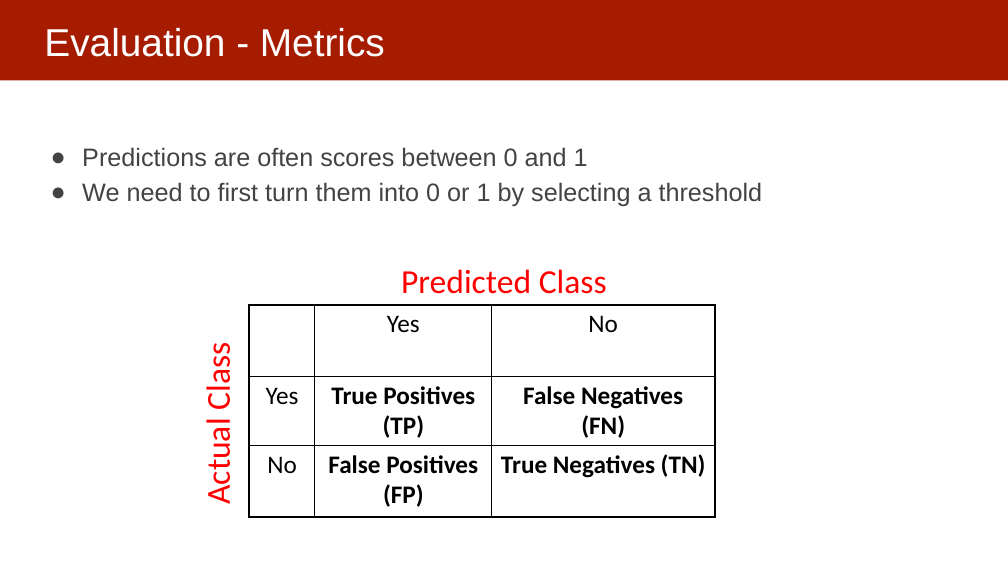
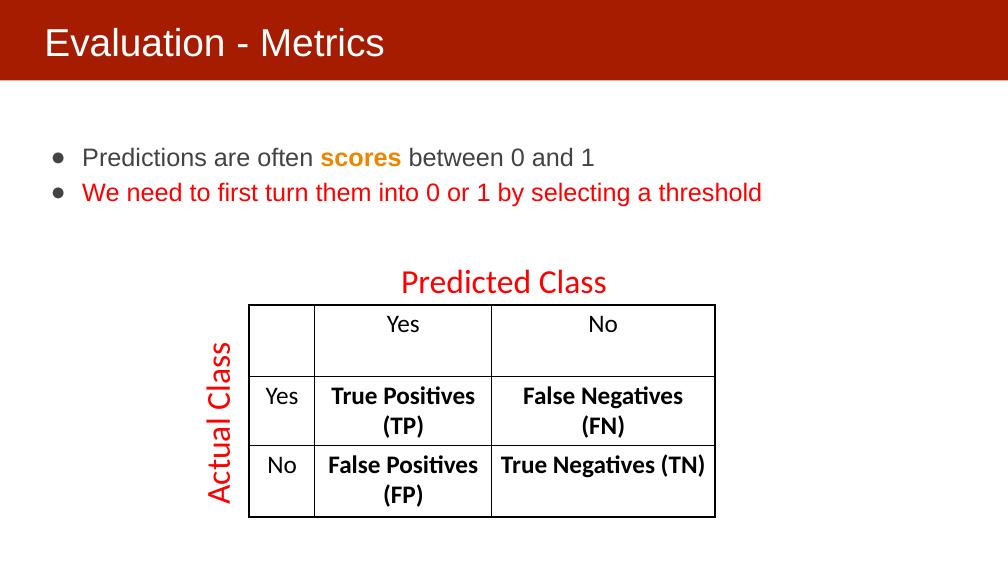
Before and after one commit to dssg/MLinPractice, a slide deck: slide 12 of Lectures/Lecture6-EvaluationMetrics.pptx. Drawn at 1008x567 pixels with LibreOffice and Linux fonts; fonts in the diff are those of the drawing. Boxes give left, top, right and bottom in pixels: in the first picture for what was removed or moved away, otherwise in the second. Text is boxed around its words. In the diff, an @@ line names an element or a change of style, - is before the commit and + after.

Commit message:
updated metrics

```diff
--- a/Lectures/Lecture6-EvaluationMetrics.pptx
+++ b/Lectures/Lecture6-EvaluationMetrics.pptx
@@ text "Predictions are often scores between ..." at <box>82,147,763,207</box>: text colour #434343 to #EF8600, bold on in "scores"; text colour #434343 to #FF0000 in "We need to first turn them into ..." @@
```
Also in this commit, not shown: 3 other slides changed.
